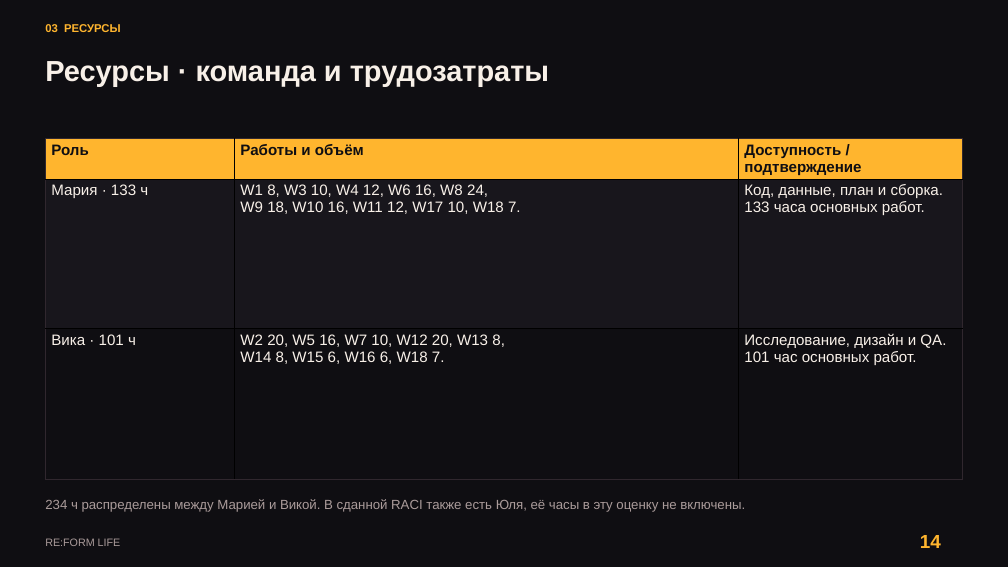
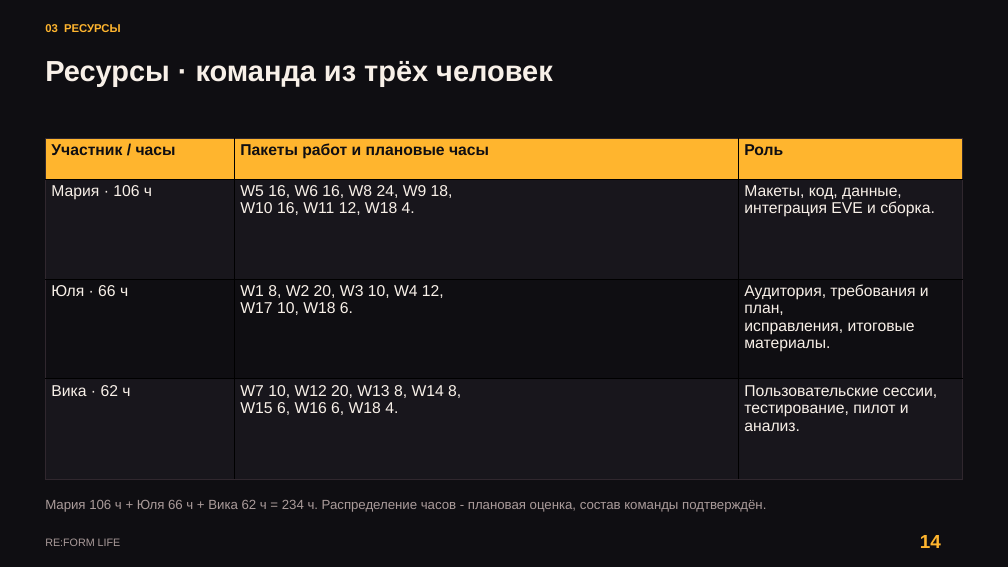
Before and after one commit to kartaamigo/RE-FORM-LIFE, a slide deck: slide 14 of docs/project-plan/RE_FORM_LIFE_Reviewed_Design.pptx. Drawn at 1008x567 pixels with LibreOffice and Linux fonts; fonts in the diff are those of the drawing. Boxes give left, top, right and bottom in pixels: in the first picture for what was removed or moved away, otherwise in the second. Text is boxed around its words. In the diff, an @@ line names an element or a change of style, - is before the commit and + after.

```diff
--- a/docs/project-plan/RE_FORM_LIFE_Reviewed_Design.pptx
+++ b/docs/project-plan/RE_FORM_LIFE_Reviewed_Design.pptx
@@ text at (45,61,553,87): text changed @@
-Ресурсы · команда и трудозатраты
+Ресурсы · команда из трёх человек
@@ table at (45,138,962,478) @@
-row 1: Роль | Работы и объём | Доступность / подтверждение
-row 2: Мария · 133 ч | W1 8, W3 10, W4 12, W6 16, W8 24, / W9 18, W10 16, W11 12, W17 10, W18 7. | Код, данные, план и сборка. / 133 часа основных работ.
-row 3: Вика · 101 ч | W2 20, W5 16, W7 10, W12 20, W13 8, / W14 8, W15 6, W16 6, W18 7. | Исследование, дизайн и QA. / 101 час основных работ.
+row 1: Участник / часы | Пакеты работ и плановые часы | Роль
+row 2: Мария · 106 ч | W5 16, W6 16, W8 24, W9 18, / W10 16, W11 12, W18 4. | Макеты, код, данные, / интеграция EVE и сборка.
+row 3: Юля · 66 ч | W1 8, W2 20, W3 10, W4 12, / W17 10, W18 6. | Аудитория, требования и план, / исправления, итоговые материалы.
+row 4: Вика · 62 ч | W7 10, W12 20, W13 8, W14 8, / W15 6, W16 6, W18 4. | Пользовательские сессии, / тестирование, пилот и анализ.
@@ text at (45,500,766,512): text changed @@
-234 ч распределены между Марией и Викой. В сданной RACI также есть Юля, её часы в эту оценку не включены.
+Мария 106 ч + Юля 66 ч + Вика 62 ч = 234 ч. Распределение часов - плановая оценка, состав команды подтверждён.
```
Also in this commit, not shown: 41 other slides changed, 1 other file.
